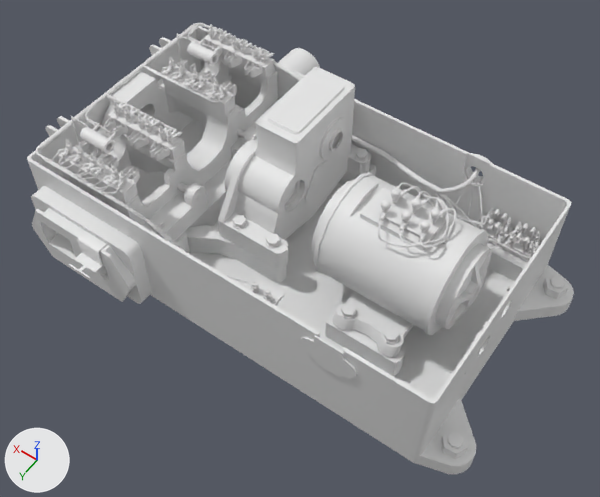
Renders of the FBX model Assets/FBX/Location/SP6/sp6_base.fbx from each side of a commit.
The view is the same before and after, from a camera (50 mm lens) standing at (8.635, -1.114, 1.328) and looking at (9.089, -1.75, 0.328). Every picture has the same lights, and +X, +Y and +Z are marked at lower left. Materials are left out; every surface is plain grey. Where no turn or scale is listed for an object, it has been applied to the vertices. Vertices at the same position are counted once.

The first picture shows 'block_contact', 'blok_autoswitch_control', 'blok_autoswitch_rab', 'engine', 'obogrev', 'provodka', 'reduct', 'stPrivod', 'stanin'.
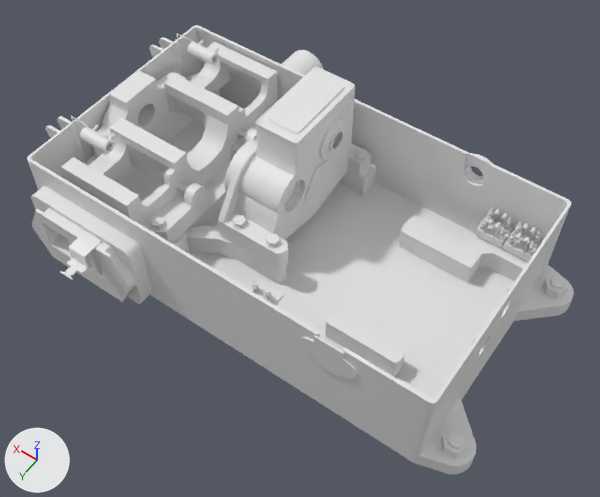
Pixel boxes (x1, y1, x2, y2) of what changed, in the pictures (600 x 497 px; the box of a moved part takes in the faces that stretch with it):
'stPrivod', reshaped: before (27, 26, 574, 474); after (27, 25, 574, 474)
'engine', deleted: before (312, 172, 492, 357)
'provodka', deleted: before (36, 23, 539, 305)
'blok_autoswitch_control', deleted: before (104, 56, 237, 161)
'blok_autoswitch_rab', deleted: before (58, 24, 275, 204)
part 1 of me_mesh_005, moved or reshaped: before (278, 48, 320, 75); after (282, 50, 324, 75)
part 2 of me_mesh_005, built on: (28, 161, 569, 474) in both

What changed in the scene script:
```text
Change me_mesh_005:
    used by ob_stprivod; location = (9.125, -1.809, 0.344)
    remove me_mesh_005.from_pydata(...)  # 1419 vertices, 2210 faces; spans x -0.408..0.408, y -0.294..0.294, z -0.087..0.087
    add me_mesh_005.from_pydata(...)  # 1451 vertices, 2274 faces; spans x -0.408..0.408, y -0.294..0.313, z -0.087..0.087
    me_mesh_005 part 1: the loose piece of 40 vertices spanning x 0.17..0.243, y -0.294..-0.199, z -0.052..0.021 is moved by (-0.008, 0.0, 0.0)
    me_mesh_005 part 2
    42 vertices are removed from x -0.342..0.342, y -0.172..0.294, z -0.087..0.014
    115 faces are deleted
    12 vertices in x 0.188..0.197, y 0.219..0.264, z -0.04..0.007 move by (0.007, 0.0, 0.0)
    8 vertices in x 0.17, y 0.219..0.264, z -0.04..0.007 move by (0.011, 0.0, 0.0)
    6 vertices in x 0.305, y 0.219..0.264, z -0.04..0.016 move by (-0.007, 0.0, 0.0)
    6 vertices in x 0.172, y 0.264..0.267, z 0.037..0.039 move by (0.01, 0.018, 0.0)
    6 vertices in x 0.214, y 0.264..0.267, z 0.037..0.039 move by (0.0, 0.018, 0.0)
    5 vertices in x 0.24, y 0.219..0.259, z -0.04..0.016 move by (0.004, 0.0, 0.0)
    23 vertices move from x 0.17..0.304, y 0.219..0.282, z -0.04..0.039 to x 0.182..0.298, y 0.219..0.297, z -0.04..0.039
    74 vertices are added at x -0.347..0.347, y -0.171..0.313, z -0.087..0.014
    179 new faces join them
Remove ob_engine:
    ob_engine = bpy.data.objects.new('engine', me_mesh_008)
    ob_engine.location = (8.942, -1.791, 0.396)
Remove ob_blok_autoswitch_rab:
    ob_blok_autoswitch_rab = bpy.data.objects.new('blok_autoswitch_rab', me_mesh_004)
    ob_blok_autoswitch_rab.location = (9.364, -1.792, 0.446)
Remove ob_provodka:
    ob_provodka = bpy.data.objects.new('provodka', me_mesh_007)
    ob_provodka.location = (9.122, -1.791, 0.405)
Remove ob_blok_autoswitch_control:
    ob_blok_autoswitch_control = bpy.data.objects.new('blok_autoswitch_control', me_mesh_003)
    ob_blok_autoswitch_control.location = (9.364, -1.792, 0.446)
```
